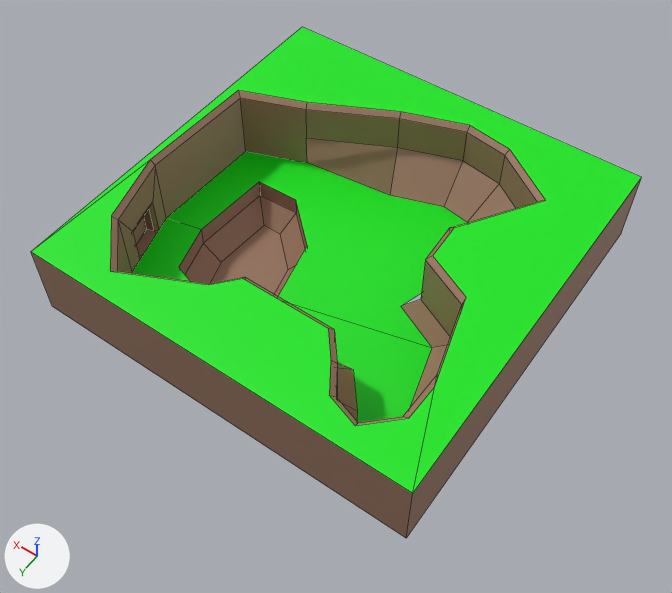
A saved change to the FBX model Graphics/meshes/Level.fbx.
Both versions are drawn from a 50 mm camera at (-83.1, 120.4, 176.0) aimed at (-2.3, 7.2, -1.8). Lighting does not change. The marker at lower left points along +X, +Y and +Z. Mesh edges are drawn as thin lines. Where no turn or scale is listed for an object, it has been applied to the vertices. Vertices at the same position are counted once.
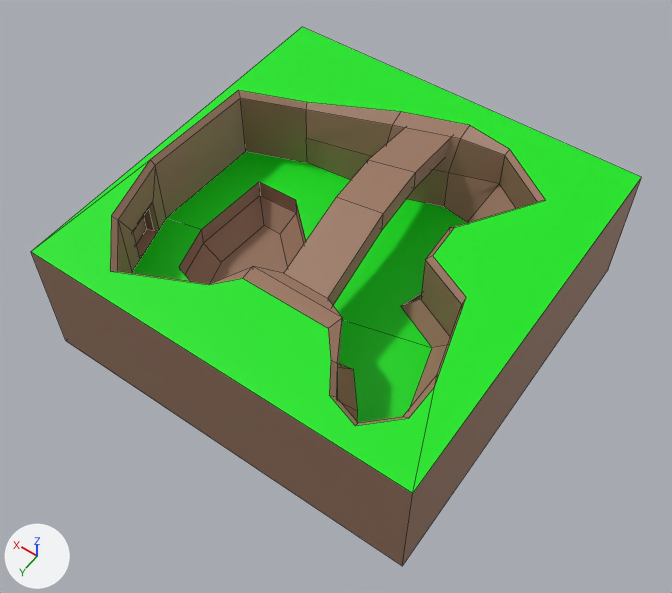
What changed in the scene script:
```text
Change me_plane:
    used by ob_plane; location = (0.0, 0.0, 0.0)
    remove me_plane.from_pydata(...)  # 118 vertices, 88 faces; spans x -50.0..50.0, y -50.0..50.0, z -9.9..19.9
    add me_plane.from_pydata(...)  # 136 vertices, 105 faces; spans x -50.0..50.0, y -50.0..50.0, z -14.2..21.9
    me_plane part 1
    2 vertices are removed from x -16.3..7.7, y 27.3..27.5, z 18.6
    6 faces are deleted
    4 vertices in x -50.0..50.0, y -50.0..50.0, z 0.0 move by (0.0, 0.0, -14.2)
    4 vertices move from x -7.9..8.4, y -40.8..-35.2, z 8.8..18.6 to x -7.9..8.4, y -37.6..-27.9, z 10.4..18.8
    12 vertices are added at x -50.0..50.0, y -40.3..26.2, z -14.2..19.4
    8 new vertices lie (0.0, 0.0, 5.4) away from vertices in x -10.3..5.6, y -40.3..21.4, z 12.8..16.5
    23 new faces join them, mat_material_001 (brown #9d7863)
```

Pixel boxes [x1, y1, x2, y2] of what changed, in the pictures (672 x 593 px):
'Plane', reshaped
    before: [31, 27, 641, 538]
    after: [31, 27, 641, 566]
part 1 of me_plane, built on
    before: [31, 102, 641, 538]
    after: [31, 102, 641, 566]
